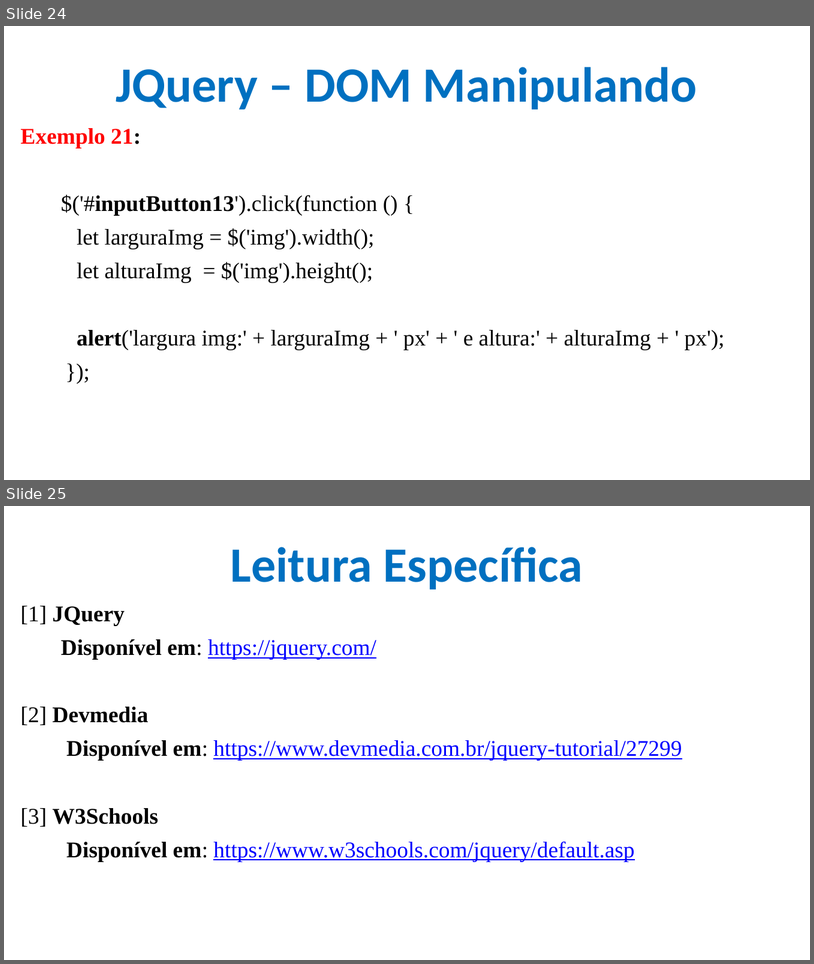
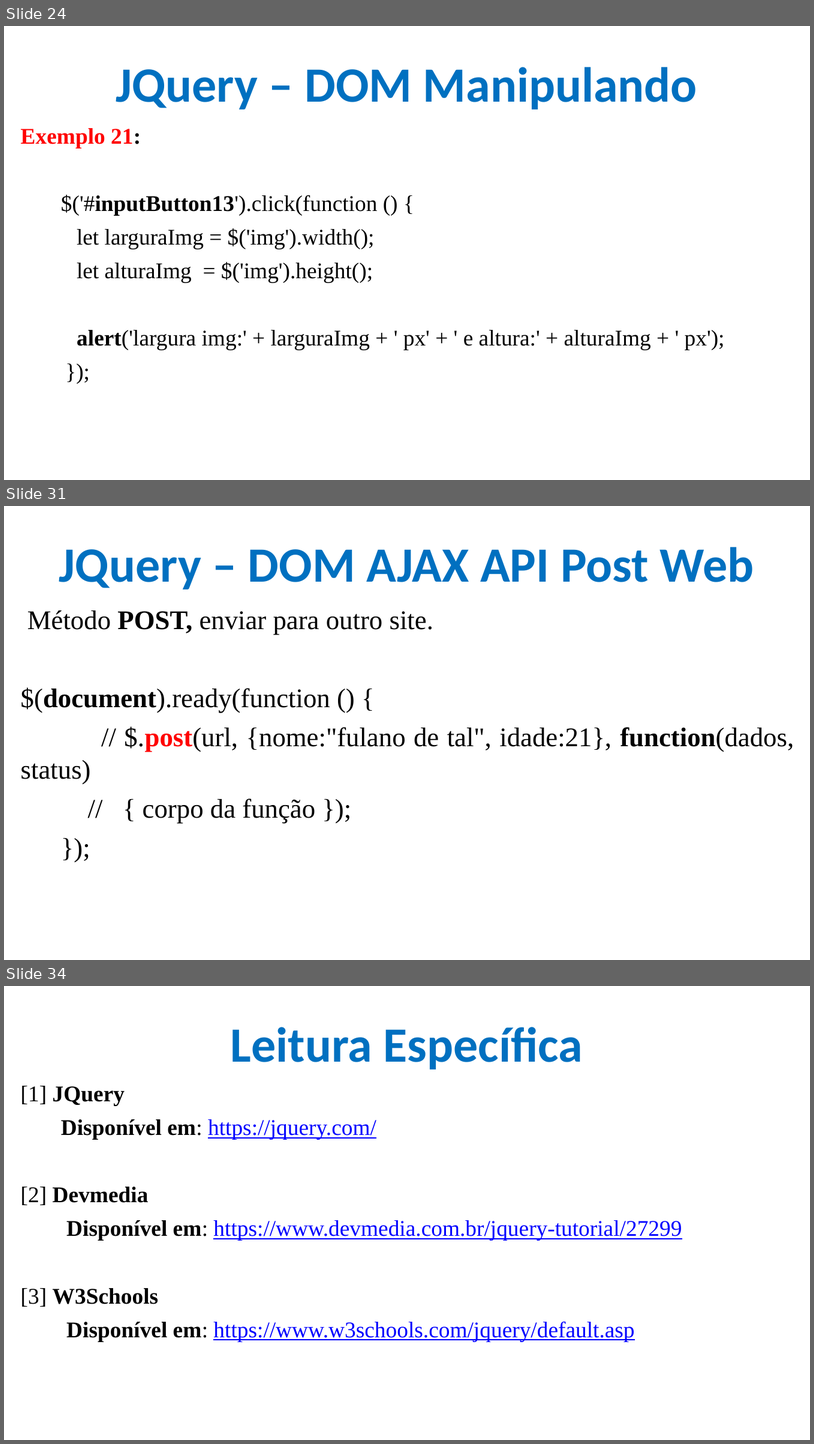
Before and after one commit to CloudEducationBrazil/WydenDesenvolvimentoWebPHP, a slide deck: 01 Classes/Aula 11 Desenvolvimento Web PHP - JQuery.pptx. Shown one above the other, each under a label of ours: slides 24 and 25 before the commit, slides 24, 31 and 34 after it; the slides between them are not shown. The pictures are 814x964 and 814x1444 pixels, drawn with LibreOffice and Linux fonts; fonts in the diff are those of the drawing; background and template pictures are left out. Boxes give left, top, right and bottom in pixels: in the first picture for what was removed or moved away, otherwise in the second. Text is boxed around its words. In the diff, an @@ line names an element or a change of style, - is before the commit and + after.

Commit message:
ppt DOM JQuery

```diff
--- a/01 Classes/Aula 11 Desenvolvimento Web PHP - JQuery.pptx
+++ b/01 Classes/Aula 11 Desenvolvimento Web PHP - JQuery.pptx
@@ slide 31 added at (4,506,810,960), background picture (left out) @@
@@ title added at (59,547,754,589), 44 pt, text #0070C0, bold @@
+JQuery – DOM AJAX API Post Web
@@ text added at (21,610,794,823), 24 pt, text #000000 @@
+Método POST, enviar para outro site.
+$(document).ready(function () {
+// $.post(url, {nome:"fulano de tal", idade:21}, function(dados, status)
+// { corpo da função });
+});
@@ what was slide 25 is now slide 34 @@
```
Also in this commit, not shown: 8 other slides added, 3 other files.
